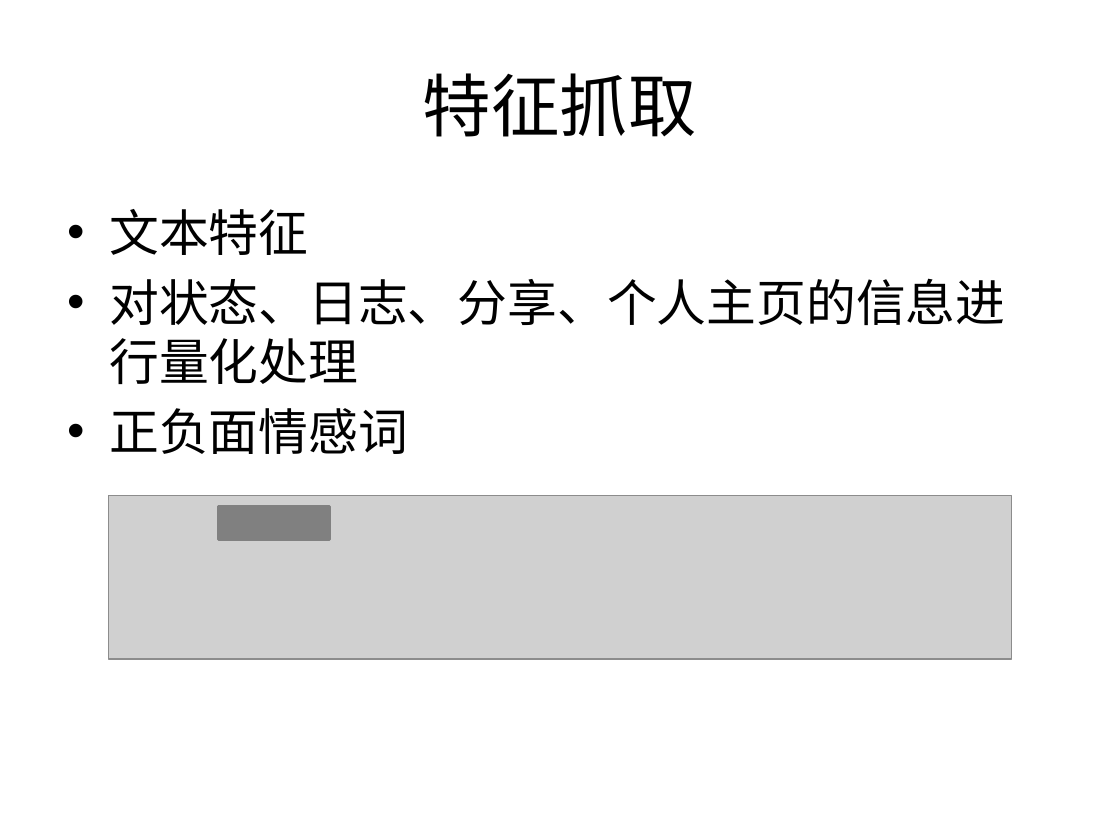
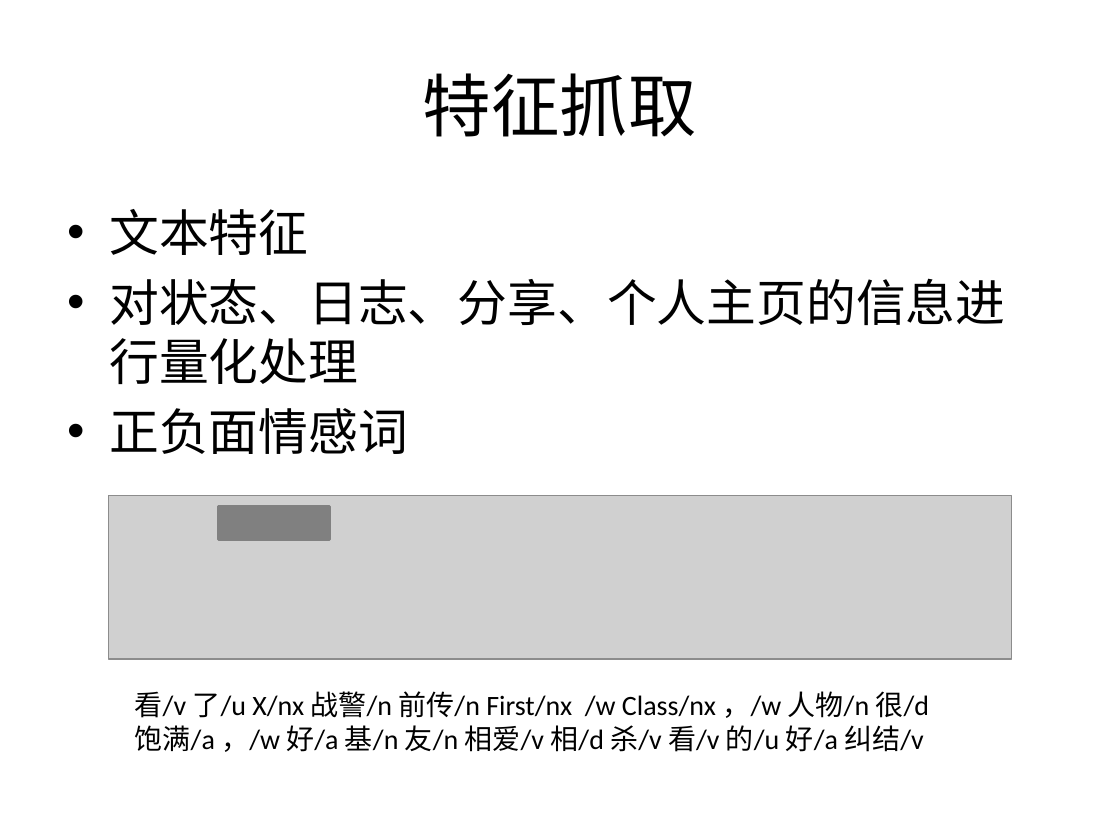
Before and after one commit to east-before-dawn/srt, a slide deck: slide 5 of slides.pptx. Drawn at 1120x840 pixels with LibreOffice and Linux fonts; fonts in the diff are those of the drawing; grey boxes stand for pictures. Boxes give left, top, right and bottom in pixels: in the first picture for what was removed or moved away, otherwise in the second. Text is boxed around its words. In the diff, an @@ line names an element or a change of style, - is before the commit and + after.

Commit message:
update again

```diff
--- a/slides.pptx
+++ b/slides.pptx
@@ text added at box(135, 691, 930, 752), 18 pt, text #000000 @@
+看/v 了/u X/nx 战警/n 前传/n First/nx /w Class/nx ，/w 人物/n 很/d 饱满/a ，/w 好/a 基/n 友/n 相爱/v 相/d 杀/v 看/v 的/u 好/a 纠结/v
```
